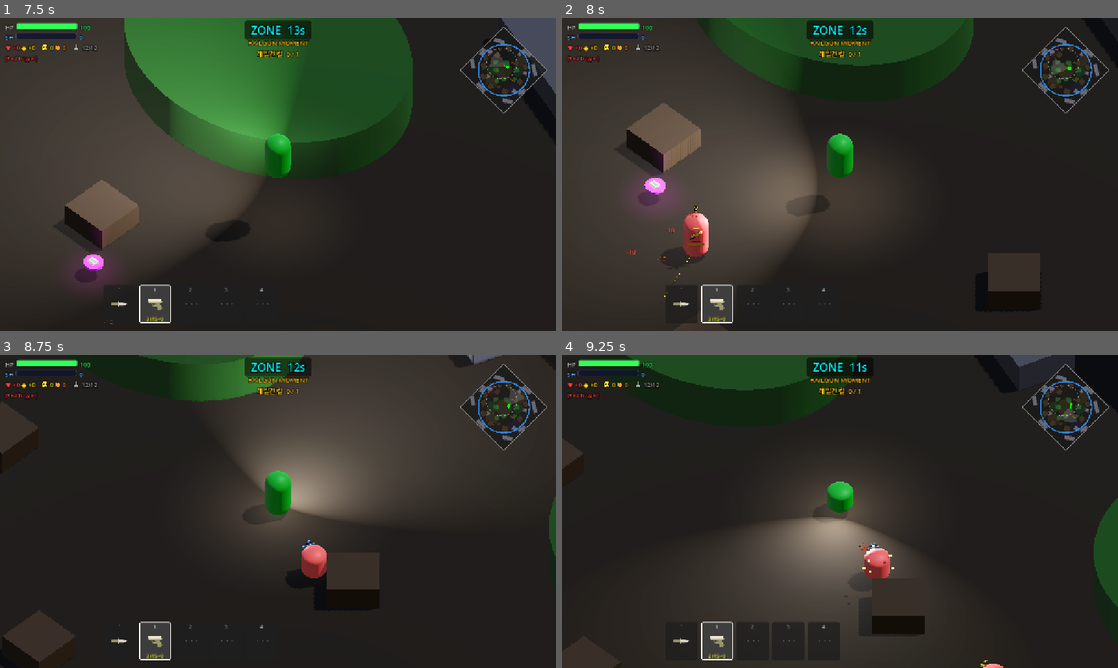
Above: before the commit, frames 1-4 (two rows, left to right).
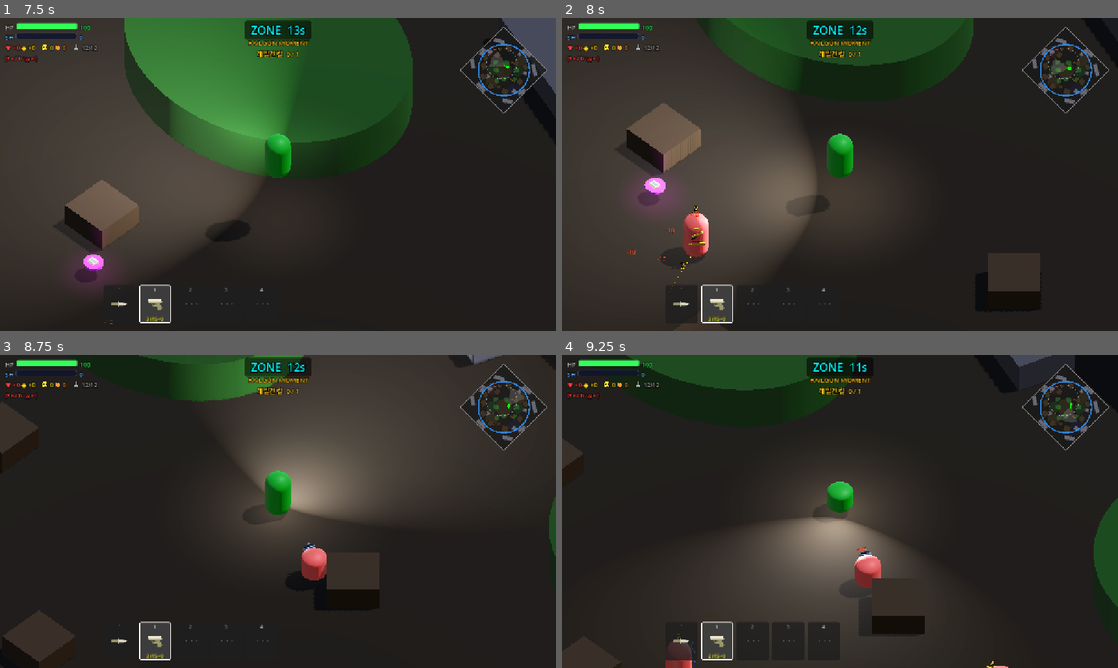
Above: after the commit, the same moments.

Repository: Kyulhee/battle-capsule
Game: Godot game, scene res://src/Main.tscn
Same seed, same stepped clock (60 frames per second), same inputs: the game is played once before the commit and once after it.
Inputs (mouse positions are in pixels of both pictures, inside the frame that each line leads up to):
- Up to frame 1 (7.5 s): click "START MATCH" at 0.5 s; click "START MATCH" at 1.25 s; click "쉬움" at 2 s; click "보통" at 2.75 s; click "어려움" at 3.5 s; click "지옥" at 4.25 s; click "RECORDS" at 5 s; click "선택" at 5.75 s; tap Enter at 6.5 s; move the mouse to (400, 158) at 6.52 s; press the mouse at (400, 158) at 6.53 s; hold D (ui_right) 6.53-7.28 s; tap Space at 6.77 s; move the mouse to (166, 190) at 7.27 s; release the mouse at (166, 190) at 7.28 s; hold S (ui_down) from 7.28 s (still down); tap Q (heal) at 7.35 s
- Up to frame 2 (8 s): keep holding S (ui_down); tap Space at 7.52 s
- Up to frame 3 (8.75 s): move the mouse to (333, 442) at 8.02 s; release S (ui_down) at 8.03 s; hold D (ui_right) from 8.03 s (still down); tap F (interact) at 8.1 s
- Up to frame 4 (9.25 s): move the mouse to (812, 574) at 8.77 s; release D (ui_right) at 8.78 s; hold W (ui_up) from 8.78 s (still down); tap C at 8.85 s; click (812, 574) at 8.92 s; tap Space at 9.02 s

Frame 1 is identical in both runs. In frame 2, less than 0.1% of the frame differs, in the area x 18-26%, y 62-90%; in frame 3, 0.2%; in frame 4, 1.0%, in the area x 18-81%, y 60-100%.

Commit message:
refactor: split match tuning helper

Diff:
--- a/src/Main.gd
+++ b/src/Main.gd
@@ -77,6 +77,7 @@
 const MenuControllerScript = preload("res://src/ui/menu/MenuController.gd")
 const MenuIconFactoryScript = preload("res://src/ui/MenuIconFactory.gd")
 const MatchBootstrapScript = preload("res://src/systems/match/MatchBootstrap.gd")
+const MatchTuningScript = preload("res://src/systems/match/MatchTuning.gd")
 const MissionTrackerScript = preload("res://src/core/MissionTracker.gd")
 const RecordsPanelBuilderScript = preload("res://src/ui/RecordsPanelBuilder.gd")
 const ResultPanelBuilderScript = preload("res://src/ui/panels/ResultPanelBuilder.gd")
@@ -447,17 +448,38 @@
 		sfx.set_asset_catalog(asset_catalog)
 
 func _apply_game_config():
-	if not game_config:
+	_apply_match_tuning(MatchTuningScript.from_game_config(game_config, _current_match_tuning()))
+
+func _current_match_tuning() -> Dictionary:
+	return {
+		"bot_count": bot_count,
+		"loot_count": loot_count,
+		"spawn_radius": spawn_radius,
+		"zone_wait_time": zone_wait_time,
+		"zone_shrink_time": zone_shrink_time,
+		"zone_damage": zone_damage,
+		"zone_initial_timer": zone_initial_timer,
+	}
+
+func _apply_match_tuning(tuning: Dictionary):
+	if tuning.is_empty():
 		return
-	bot_count = max(0, int(game_config.match_value("bot_count", bot_count)))
-	loot_count = max(0, int(game_config.match_value("loot_count", loot_count)))
-	spawn_radius = maxf(1.0, float(game_config.match_value("spawn_radius", spawn_radius)))
+	if tuning.has("bot_count"):
+		bot_count = int(tuning["bot_count"])
+	if tuning.has("loot_count"):
+		loot_count = int(tuning["loot_count"])
+	if tuning.has("spawn_radius"):
+		spawn_radius = float(tuning["spawn_radius"])
+	if tuning.has("zone_wait_time"):
+		zone_wait_time = float(tuning["zone_wait_time"])
+	if tuning.has("zone_shrink_time"):
+		zone_shrink_time = float(tuning["zone_shrink_time"])
+	if tuning.has("zone_damage"):
+		zone_damage = float(tuning["zone_damage"])
+	if tuning.has("zone_initial_timer"):
+		zone_initial_timer = float(tuning["zone_initial_timer"])
 	if loot_spawner and loot_spawner.has_method("configure_count"):
 		loot_spawner.configure_count(loot_count)
-	zone_wait_time = maxf(1.0, float(game_config.zone_value("wait_time", zone_wait_time)))
-	zone_shrink_time = maxf(1.0, float(game_config.zone_value("shrink_time", zone_shrink_time)))
-	zone_damage = maxf(0.0, float(game_config.zone_value("damage_per_second", zone_damage)))
-	zone_initial_timer = maxf(0.1, float(game_config.zone_value("initial_timer", zone_initial_timer)))
 
 func _get_difficulty_params() -> Dictionary:
 	if game_config:
@@ -508,34 +530,12 @@
 	print("[NAV] Baking navigation mesh...")
 
 func _apply_cmdline_arg(arg: String):
-	var lower = arg.to_lower()
-	if lower.begins_with("difficulty="):
-		var value = lower.get_slice("=", 1)
-		match value:
-			"easy", "0":
-				difficulty = Difficulty.EASY
-			"normal", "1":
-				difficulty = Difficulty.NORMAL
-			"hard", "2":
-				difficulty = Difficulty.HARD
-			"hell", "3":
-				difficulty = Difficulty.HELL
-	elif lower.begins_with("bot_count="):
-		bot_count = max(0, int(lower.get_slice("=", 1)))
-	elif lower.begins_with("loot_count="):
-		loot_count = max(0, int(lower.get_slice("=", 1)))
-		if loot_spawner and loot_spawner.has_method("configure_count"):
-			loot_spawner.configure_count(loot_count)
-	elif lower.begins_with("spawn_radius="):
-		spawn_radius = maxf(1.0, float(lower.get_slice("=", 1)))
-	elif lower.begins_with("zone_wait_time=") or lower.begins_with("zone_wait="):
-		zone_wait_time = maxf(1.0, float(lower.get_slice("=", 1)))
-	elif lower.begins_with("zone_shrink_time=") or lower.begins_with("zone_shrink="):
-		zone_shrink_time = maxf(1.0, float(lower.get_slice("=", 1)))
-	elif lower.begins_with("zone_damage=") or lower.begins_with("zone_dps="):
-		zone_damage = maxf(0.0, float(lower.get_slice("=", 1)))
-	elif lower.begins_with("zone_initial_timer=") or lower.begins_with("zone_initial="):
-		zone_initial_timer = maxf(0.1, float(lower.get_slice("=", 1)))
+	var parsed = MatchTuningScript.from_cmdline_arg(arg)
+	if parsed.is_empty():
+		return
+	if parsed.has("difficulty"):
+		difficulty = int(parsed["difficulty"]) as Difficulty
+	_apply_match_tuning(parsed.get("tuning", {}))
 
 func _load_map_spec():
 	var file = FileAccess.open("res://data/mapSpec_example.json", FileAccess.READ)
--- /dev/null
+++ b/src/systems/match/MatchTuning.gd
@@ -0,0 +1,55 @@
+class_name MatchTuning
+extends RefCounted
+
+static func from_game_config(game_config, current: Dictionary) -> Dictionary:
+	if not game_config:
+		return {}
+	return {
+		"bot_count": max(0, int(game_config.match_value("bot_count", current.get("bot_count", 11)))),
+		"loot_count": max(0, int(game_config.match_value("loot_count", current.get("loot_count", 40)))),
+		"spawn_radius": maxf(1.0, float(game_config.match_value("spawn_radius", current.get("spawn_radius", 45.0)))),
+		"zone_wait_time": maxf(1.0, float(game_config.zone_value("wait_time", current.get("zone_wait_time", 30.0)))),
+		"zone_shrink_time": maxf(1.0, float(game_config.zone_value("shrink_time", current.get("zone_shrink_time", 20.0)))),
+		"zone_damage": maxf(0.0, float(game_config.zone_value("damage_per_second", current.get("zone_damage", 2.0)))),
+		"zone_initial_timer": maxf(0.1, float(game_config.zone_value("initial_timer", current.get("zone_initial_timer", 15.0)))),
+	}
+
+static func from_cmdline_arg(arg: String) -> Dictionary:
+	var lower = arg.to_lower()
+	if not lower.contains("="):
+		return {}
+
+	var key = lower.get_slice("=", 0)
+	var value = lower.get_slice("=", 1)
+	match key:
+		"difficulty":
+			var difficulty = _difficulty_index(value)
+			if difficulty >= 0:
+				return {"difficulty": difficulty}
+		"bot_count":
+			return {"tuning": {"bot_count": max(0, int(value))}}
+		"loot_count":
+			return {"tuning": {"loot_count": max(0, int(value))}}
+		"spawn_radius":
+			return {"tuning": {"spawn_radius": maxf(1.0, float(value))}}
+		"zone_wait_time", "zone_wait":
+			return {"tuning": {"zone_wait_time": maxf(1.0, float(value))}}
+		"zone_shrink_time", "zone_shrink":
+			return {"tuning": {"zone_shrink_time": maxf(1.0, float(value))}}
+		"zone_damage", "zone_dps":
+			return {"tuning": {"zone_damage": maxf(0.0, float(value))}}
+		"zone_initial_timer", "zone_initial":
+			return {"tuning": {"zone_initial_timer": maxf(0.1, float(value))}}
+	return {}
+
+static func _difficulty_index(value: String) -> int:
+	match value:
+		"easy", "0":
+			return 0
+		"normal", "1":
+			return 1
+		"hard", "2":
+			return 2
+		"hell", "3":
+			return 3
+	return -1
Not shown, changed: docs/ARCHITECTURE.md
Not shown, changed: docs/DEVLOG.md
Not shown, changed: docs/IMPACT_MAP.md
Not shown, changed: docs/MASTERPLAN.md
Not shown, changed: docs/devlog/v1.10.md
